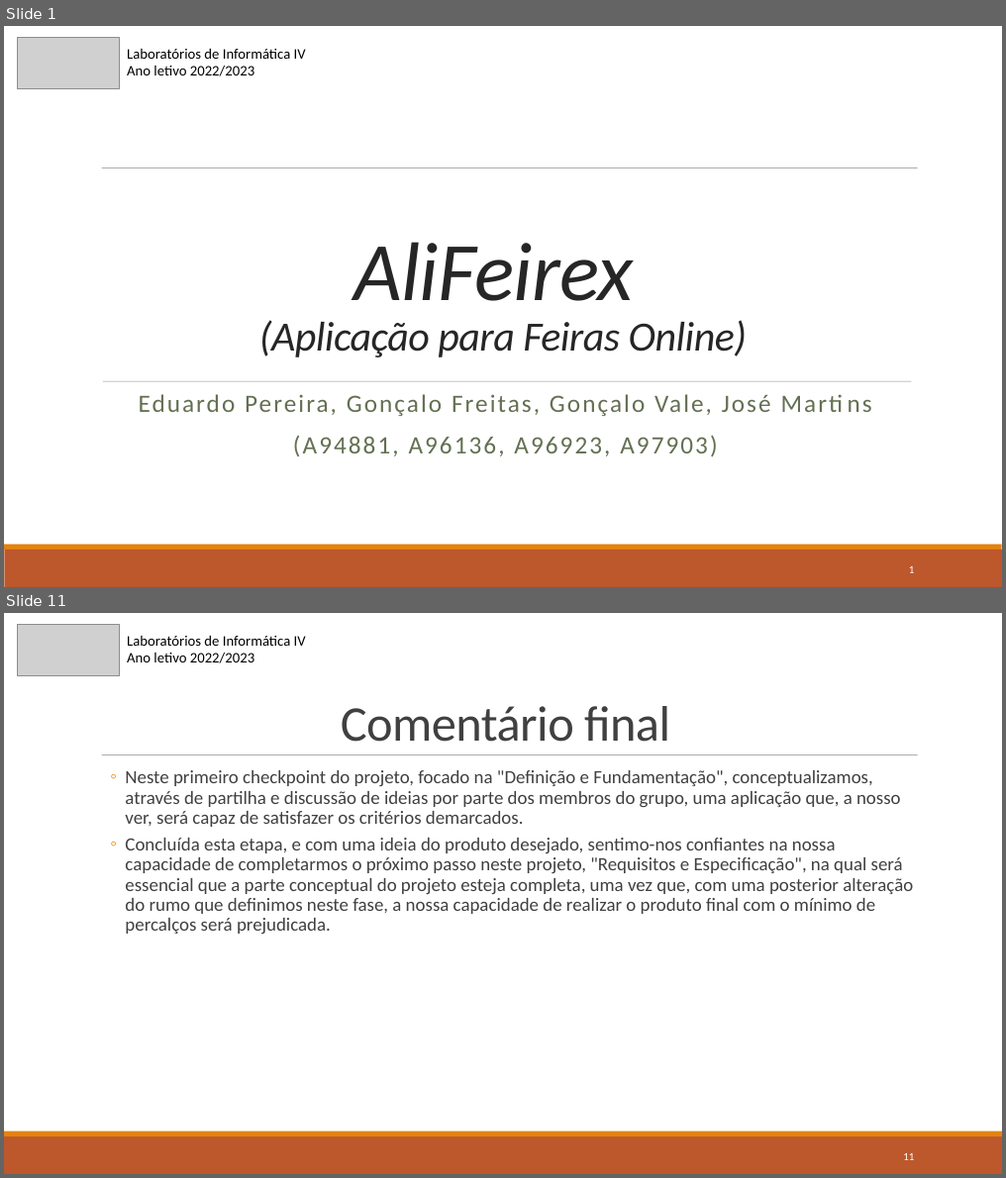
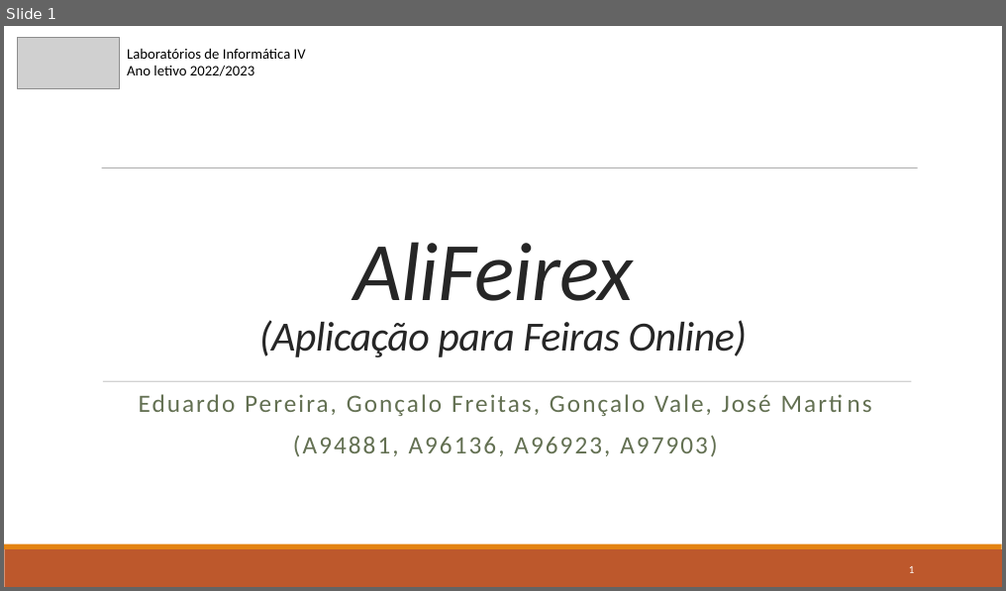
Before and after one commit to gugafreitas/LEI, a slide deck: 3rd/LI4/Entregas Intermédias/Checkpoint1.pptx. Shown one above the other, each under a label of ours: slides 1 and 11 before the commit, slide 1 after it; the slides between them are not shown. The pictures are 1006x1178 and 1006x591 pixels, drawn with LibreOffice and Linux fonts; fonts in the diff are those of the drawing; grey boxes stand for pictures. Boxes give left, top, right and bottom in pixels: in the first picture for what was removed or moved away, otherwise in the second. Text is boxed around its words. In the diff, an @@ line names an element or a change of style, - is before the commit and + after.

```diff
--- a/3rd/LI4/Entregas Intermédias/Checkpoint1.pptx
+++ b/3rd/LI4/Entregas Intermédias/Checkpoint1.pptx
@@ slide 11 removed at [4, 613, 1002, 1174], background #FFFFFF; not listed: 3 template elements that a slide beside it also shows @@
@@ picture removed at [18, 624, 119, 675] @@
@@ text removed at [127, 635, 306, 663] @@
-Laboratórios de Informática IV
-Ano letivo 2022/2023
@@ title removed at [341, 706, 670, 742] @@
-Comentário final
@@ text removed at [125, 770, 913, 934] @@
-◦ Neste primeiro checkpoint do projeto, focado na "Definição e Fundamentação", conceptualizamos, através de partilha e discussão de ideias por parte dos membros do grupo, uma aplicação que, a nosso ver, será capaz de satisfazer os critérios demarcados.
-◦ Concluída esta etapa, e com uma ideia do produto desejado, sentimo-nos confiantes na nossa capacidade de completarmos o próximo passo neste projeto, "Requisitos e Especificação", na qual será essencial que a parte conceptual do projeto esteja completa, uma vez que, com uma posterior alteração do rumo que definimos neste fase, a nossa capacidade de realizar o produto final com o mínimo de percalços será prejudicada.
@@ page number removed at [903, 1154, 914, 1160] @@
-11
```
Also in this commit, not shown: 1 slide changed, 2 slides added, 8 other slides removed, 1 other file.
